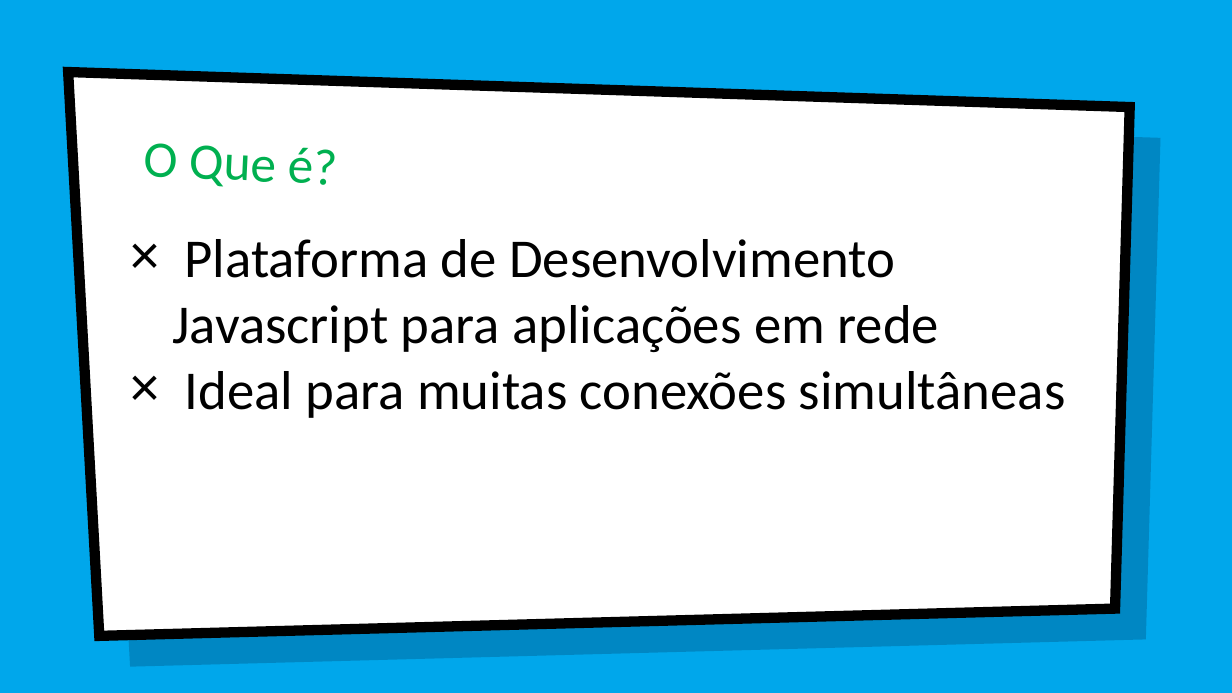
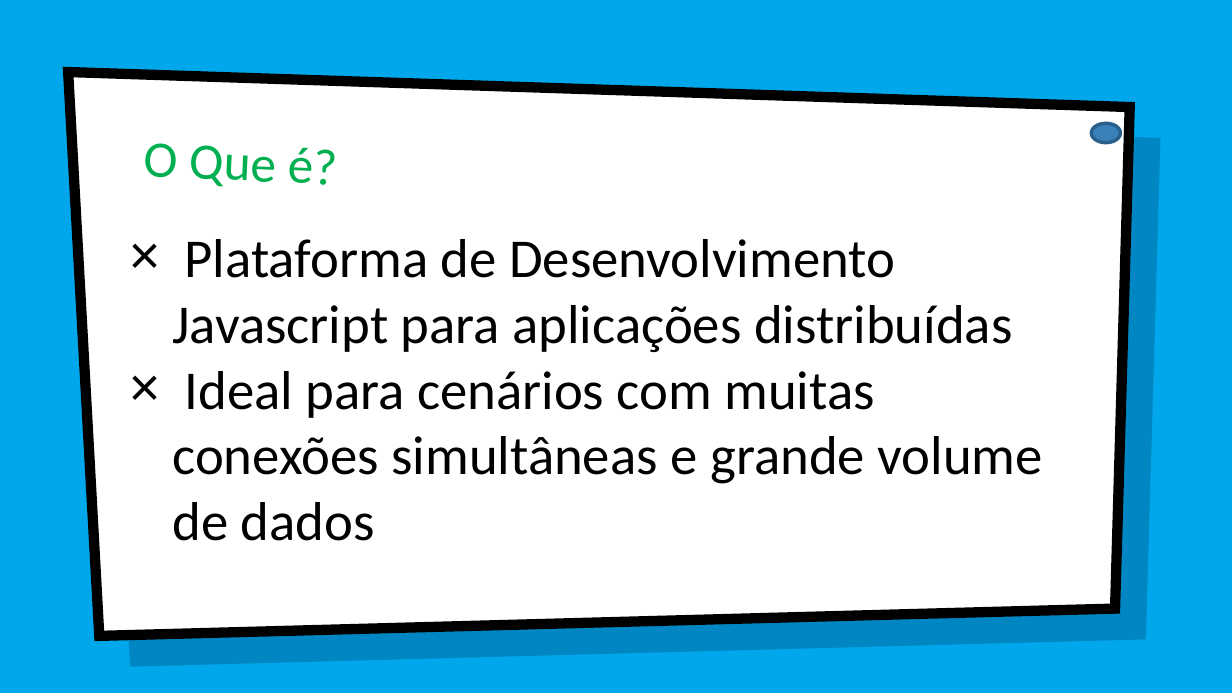
Before and after one commit to adrianlemess/Introdu-o-ao-NodeJS, a slide deck: slide 10 of Apresentacao NodeJS.pptx. Drawn at 1232x693 pixels with LibreOffice and Linux fonts; fonts in the diff are those of the drawing; background and template pictures are left out. Boxes give left, top, right and bottom in pixels: in the first picture for what was removed or moved away, otherwise in the second. Text is boxed around its words. In the diff, an @@ line names an element or a change of style, - is before the commit and + after.

```diff
--- a/Apresentacao NodeJS.pptx
+++ b/Apresentacao NodeJS.pptx
@@ ellipse added at bbox=[1092, 123, 1121, 143], fill #3A81BA, outline #2B5F8A 2 pt @@
@@ text at bbox=[172, 239, 1043, 541]: text changed @@
-× Plataforma de Desenvolvimento Javascript para aplicações em rede
-× Ideal para muitas conexões simultâneas
+× Plataforma de Desenvolvimento Javascript para aplicações distribuídas
+× Ideal para cenários com muitas conexões simultâneas e grande volume de dados
```
Also in this commit, not shown: 6 other slides changed, 1 slide added.
